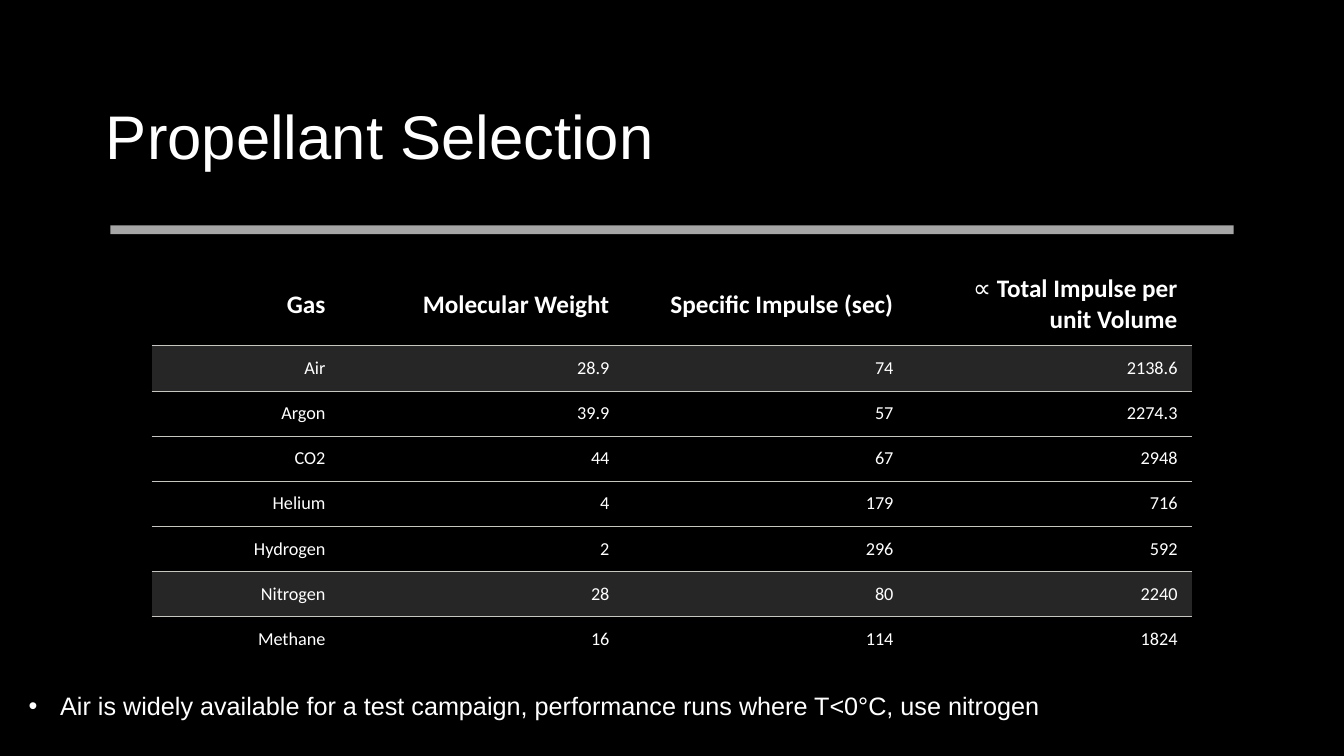
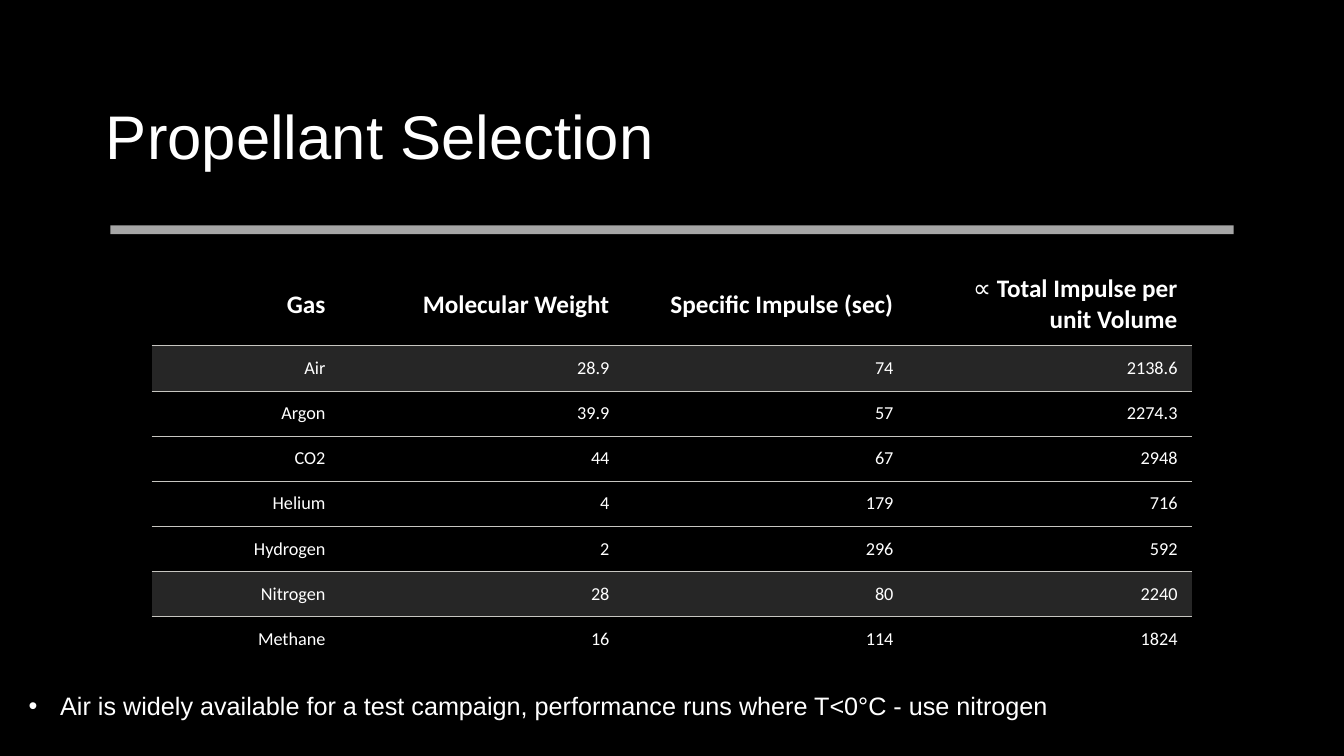
Before and after one commit to Kent1701/Cal_Poly_SLO_Hyperloop_Propulsion_2019_2020, a slide deck: slide 2 of Presentations/CDR_Prop.pptx. Drawn at 1344x756 pixels with LibreOffice and Linux fonts; fonts in the diff are those of the drawing. Boxes give left, top, right and bottom in pixels: in the first picture for what was removed or moved away, otherwise in the second. Text is boxed around its words. In the diff, an @@ line names an element or a change of style, - is before the commit and + after.

```diff
--- a/Presentations/CDR_Prop.pptx
+++ b/Presentations/CDR_Prop.pptx
@@ text at bbox=[60, 696, 1047, 721]: text changed @@
-• Air is widely available for a test campaign, performance runs where T<0°C, use nitrogen
+• Air is widely available for a test campaign, performance runs where T<0°C - use nitrogen
```
Also in this commit, not shown: 2 other slides changed, 4 other files.
